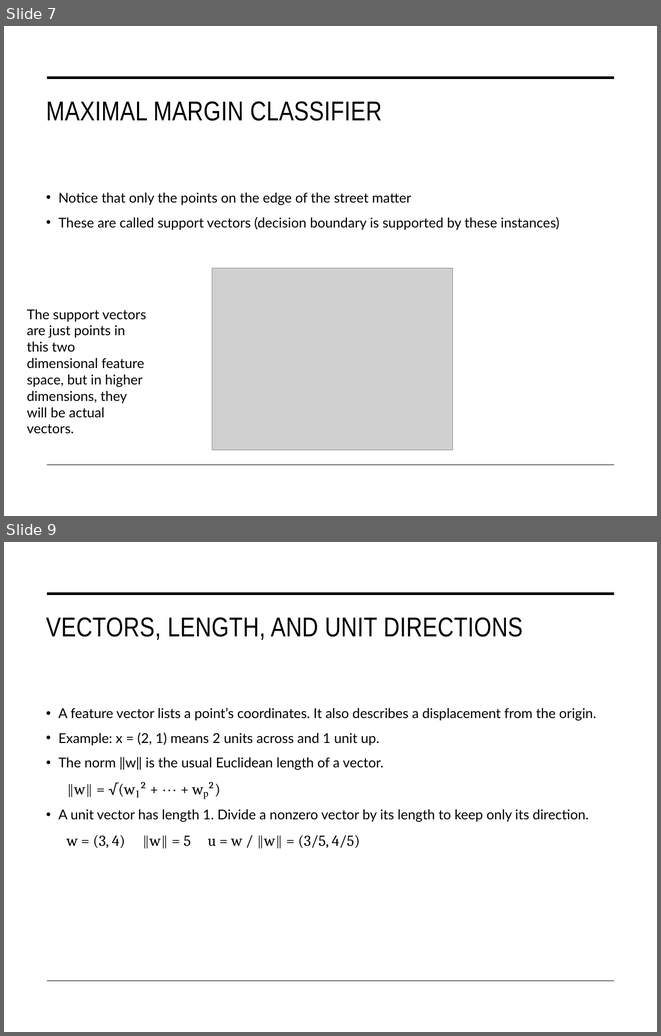
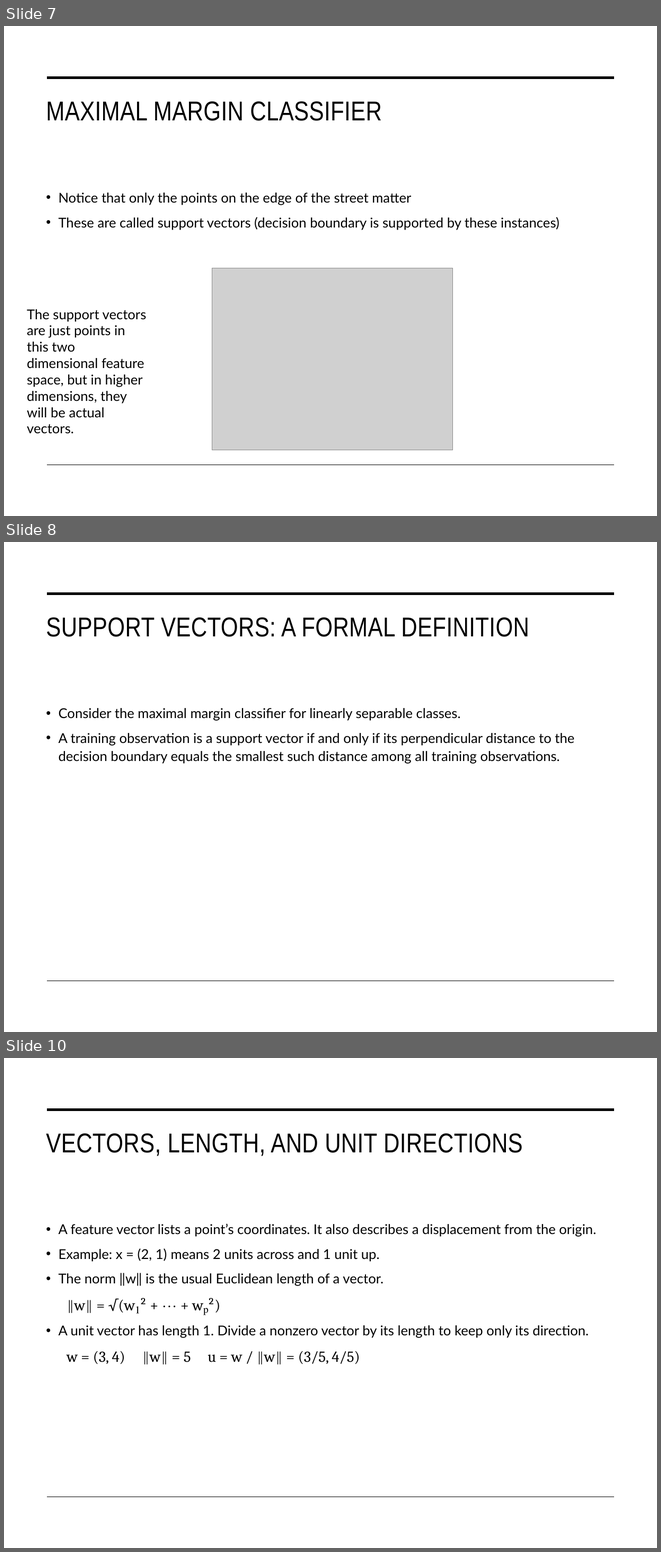
Before and after one commit to STAT-486-Fall-2026/course-content, a slide deck: slides/12-svm.pptx. Shown one above the other, each under a label of ours: slides 7 and 9 before the commit, slides 7, 8 and 10 after it; the slides between them are not shown. The pictures are 661x1036 and 661x1552 pixels, drawn with LibreOffice and Linux fonts; fonts in the diff are those of the drawing; grey boxes stand for pictures. Boxes give left, top, right and bottom in pixels: in the first picture for what was removed or moved away, otherwise in the second. Text is boxed around its words. In the diff, an @@ line names an element or a change of style, - is before the commit and + after.

```diff
--- a/slides/12-svm.pptx
+++ b/slides/12-svm.pptx
@@ slide 8 added at box(4, 542, 657, 1032), background #FFFFFF; not listed: 2 template elements that a slide beside it also shows @@
@@ title added at box(46, 617, 529, 637), 42.7 pt, text #000000 @@
+SUPPORT VECTORS: A FORMAL DEFINITION
@@ text added at box(59, 708, 574, 764), 21.3 pt, text #000000 @@
+• Consider the maximal margin classifier for linearly separable classes.
+• A training observation is a support vector if and only if its perpendicular distance to the decision boundary equals the smallest such distance among all training observations.
@@ what was slide 9 is now slide 10 @@
```
Also in this commit, not shown: 2 slides changed.
